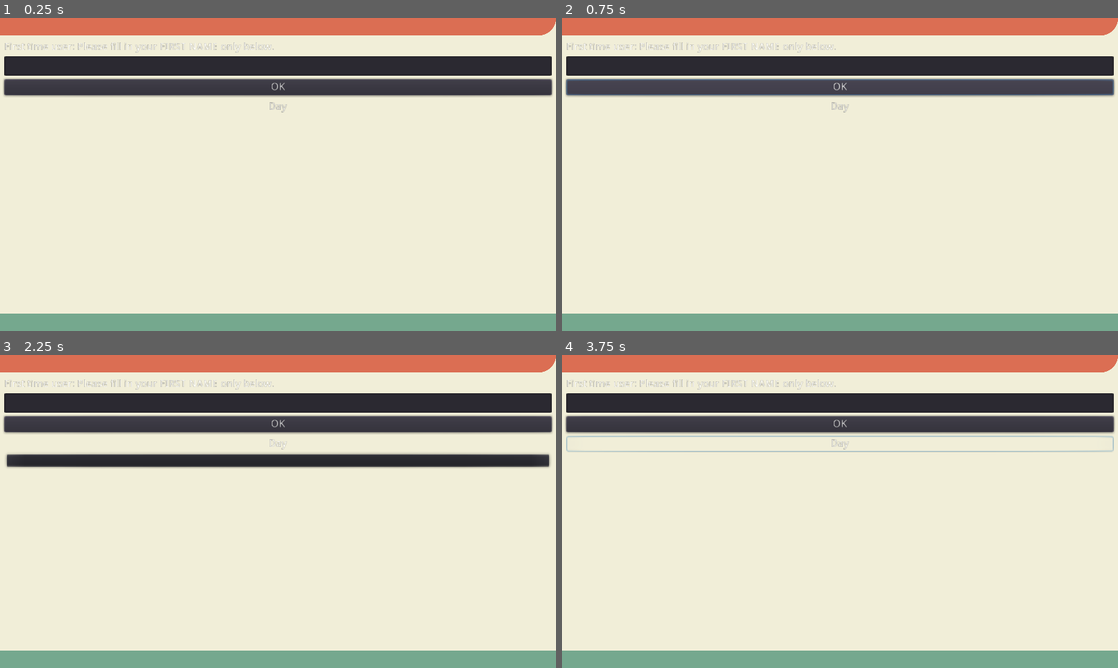
Above: before the commit, frames 1-4 (two rows, left to right).
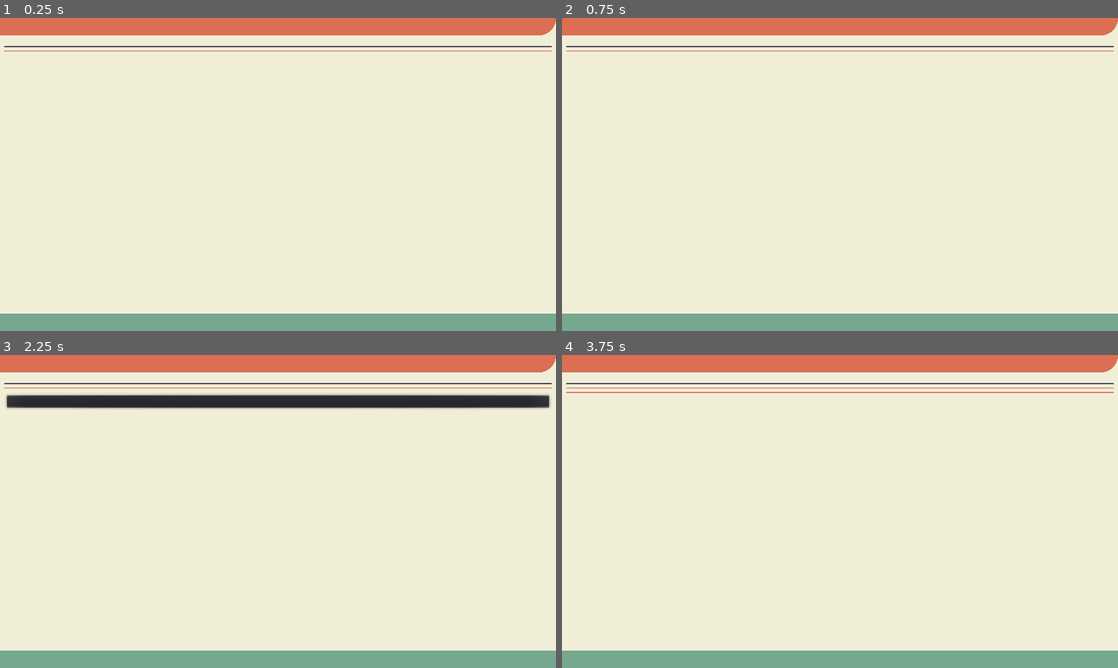
Above: after the commit, the same moments.

Repository: hobbesjaap/wellbeingapp
Game: Godot game, scene res://start_screen.tscn
Same seed, same stepped clock (60 frames per second), same inputs: the game is played once before the commit and once after it.
Inputs:
- Up to frame 1 (0.25 s): no input
- Up to frame 2 (0.75 s): click "OK" at 0.5 s
- Up to frame 3 (2.25 s): click "OK" at 1.25 s; click "Day" at 2 s
- Up to frame 4 (3.75 s): click "Day" at 2.75 s; click "OK" at 3.5 s

The runs differ from the first frame. In frame 1, 13% of the frame differs, in the area x 0-100%, y 7-31%; in frame 2, 13%; in frame 3, 14%; in frame 4, 14%, in the area x 0-100%, y 7-32%.

Commit message:
added design files + continued work on UI

Diff:
--- a/godot/start_menu.tscn
+++ b/godot/start_menu.tscn
@@ -18,9 +18,9 @@
 anchor_left = 0.5
 anchor_right = 0.5
 margin_left = -185.0
-margin_top = 7.0
+margin_top = 2.0
 margin_right = 185.0
-margin_bottom = 38.0
+margin_bottom = 36.0
 theme = ExtResource( 5 )
 text = "All your base are belong to us"
 
--- a/godot/user_details.tscn
+++ b/godot/user_details.tscn
@@ -1,6 +1,7 @@
-[gd_scene load_steps=2 format=2]
+[gd_scene load_steps=3 format=2]
 
 [ext_resource path="res://button_user_save.gd" type="Script" id=1]
+[ext_resource path="res://wb_theme.tres" type="Theme" id=2]
 
 [node name="user_details" type="CanvasLayer"]
 
@@ -14,29 +15,33 @@
 [node name="label_first_time" type="Label" parent="user_menu"]
 unique_name_in_owner = true
 margin_right = 1260.0
-margin_bottom = 25.0
+margin_bottom = 34.0
+theme = ExtResource( 2 )
 text = "First time user: Please fill in your FIRST NAME only below."
 
 [node name="textbox_user_name" type="LineEdit" parent="user_menu"]
 unique_name_in_owner = true
-margin_top = 33.0
+margin_top = 42.0
 margin_right = 1260.0
-margin_bottom = 78.0
+margin_bottom = 76.0
+theme = ExtResource( 2 )
 caret_blink = true
 caret_blink_speed = 0.5
 
 [node name="button_user_save" type="Button" parent="user_menu"]
-margin_top = 86.0
+margin_top = 84.0
 margin_right = 1260.0
-margin_bottom = 123.0
+margin_bottom = 118.0
+theme = ExtResource( 2 )
 text = "OK"
 script = ExtResource( 1 )
 
 [node name="button_birth_day" type="MenuButton" parent="user_menu"]
-margin_top = 131.0
+margin_top = 126.0
 margin_right = 1260.0
-margin_bottom = 168.0
+margin_bottom = 160.0
 focus_mode = 2
+theme = ExtResource( 2 )
 text = "Day"
 
 [connection signal="pressed" from="user_menu/button_user_save" to="user_menu/button_user_save" method="_on_button_user_save_pressed"]
--- a/godot/wb_theme.tres
+++ b/godot/wb_theme.tres
@@ -8,8 +8,18 @@
 font_data = ExtResource( 1 )
 
 [sub_resource type="StyleBoxFlat" id=4]
+bg_color = Color( 0.207843, 0.219608, 0.317647, 1 )
+corner_radius_top_left = 10
+corner_radius_top_right = 10
+corner_radius_bottom_right = 10
+corner_radius_bottom_left = 10
 
 [sub_resource type="StyleBoxFlat" id=5]
+bg_color = Color( 0.862745, 0.435294, 0.329412, 1 )
+corner_radius_top_left = 10
+corner_radius_top_right = 10
+corner_radius_bottom_right = 10
+corner_radius_bottom_left = 10
 
 [sub_resource type="StyleBoxFlat" id=6]
 bg_color = Color( 0.462745, 0.662745, 0.560784, 1 )
@@ -26,10 +36,28 @@
 corner_radius_bottom_left = 10
 
 [sub_resource type="StyleBoxFlat" id=7]
+bg_color = Color( 0.941176, 0.772549, 0.517647, 1 )
+corner_radius_top_left = 10
+corner_radius_top_right = 10
+corner_radius_bottom_right = 10
+corner_radius_bottom_left = 10
 
 [sub_resource type="DynamicFont" id=3]
 size = 24
 font_data = ExtResource( 2 )
+
+[sub_resource type="DynamicFont" id=8]
+size = 24
+font_data = ExtResource( 2 )
+
+[sub_resource type="StyleBoxFlat" id=9]
+content_margin_left = 15.0
+content_margin_right = 5.0
+bg_color = Color( 0.207843, 0.219608, 0.317647, 1 )
+corner_radius_top_left = 10
+corner_radius_top_right = 10
+corner_radius_bottom_right = 10
+corner_radius_bottom_left = 10
 
 [resource]
 Button/fonts/font = SubResource( 1 )
@@ -39,3 +67,5 @@
 Button/styles/normal = SubResource( 2 )
 Button/styles/pressed = SubResource( 7 )
 Label/fonts/font = SubResource( 3 )
+LineEdit/fonts/font = SubResource( 8 )
+LineEdit/styles/normal = SubResource( 9 )
Not shown: 1 places in godot/wb_theme.tres that only renumber resources
Not shown, changed: .gitattributes
Not shown, added: design_files/main_icon.afdesign
